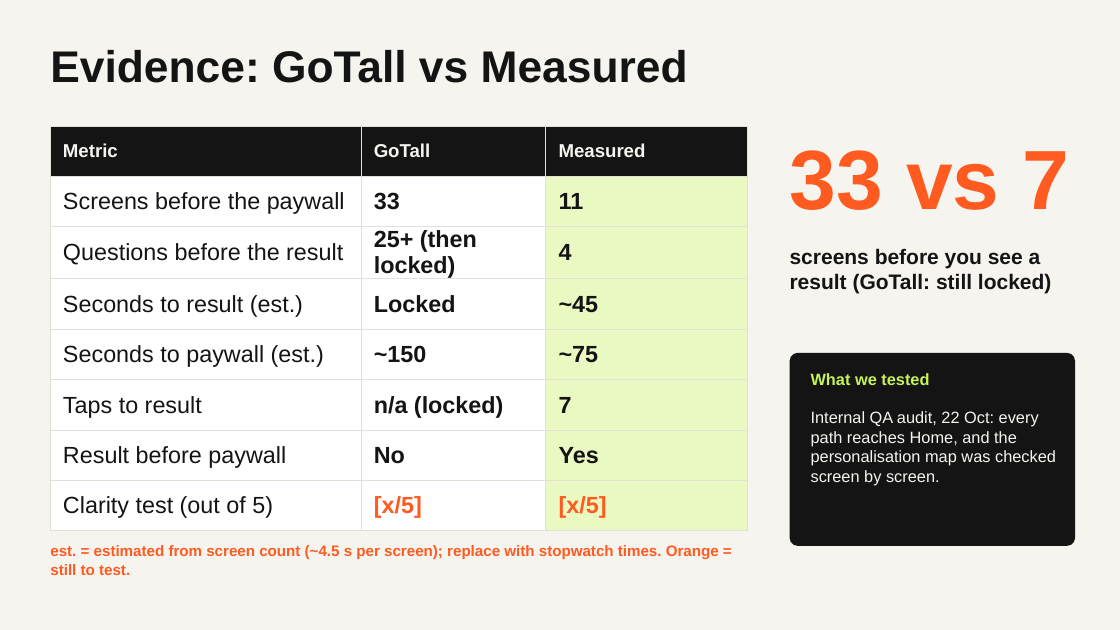
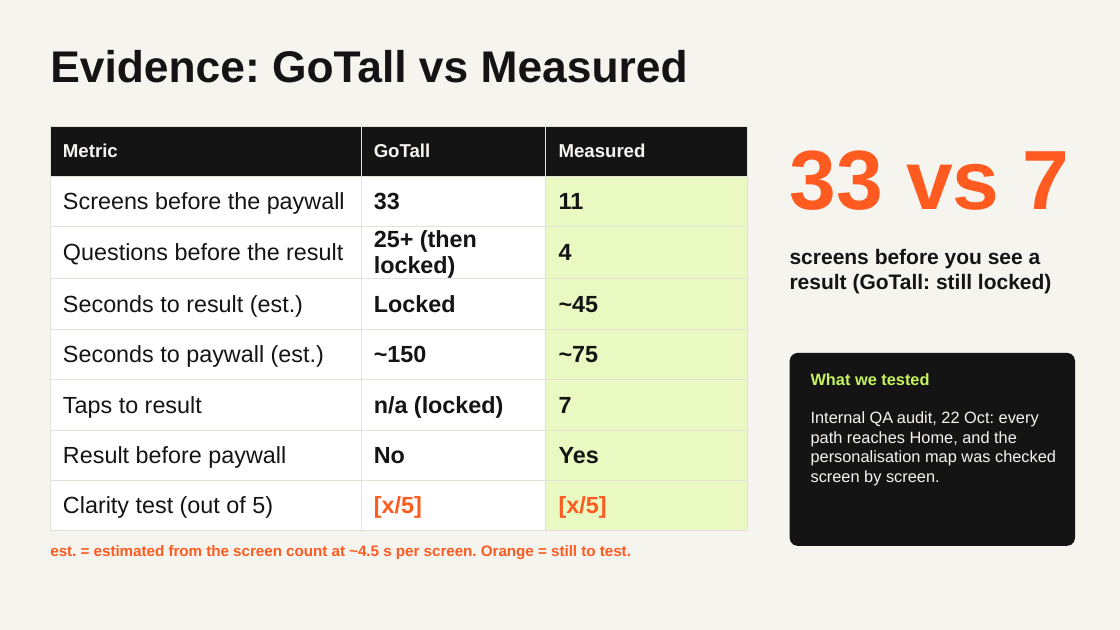
Before and after one commit to cemaksu229/measured-vertical-slice, a slide deck: slide 9 of deliverables/demo-deck.pptx. Drawn at 1120x630 pixels with LibreOffice and Linux fonts; fonts in the diff are those of the drawing. Boxes give left, top, right and bottom in pixels: in the first picture for what was removed or moved away, otherwise in the second. Text is boxed around its words. In the diff, an @@ line names an element or a change of style, - is before the commit and + after.

```diff
--- a/deliverables/demo-deck.pptx
+++ b/deliverables/demo-deck.pptx
@@ text at (50,545,631,559): text changed @@
-est. = estimated from screen count (~4.5 s per screen); replace with stopwatch times. Orange = still to test.
+est. = estimated from the screen count at ~4.5 s per screen. Orange = still to test.
```
Also in this commit, not shown: 1 other slide changed, 3 other files.
